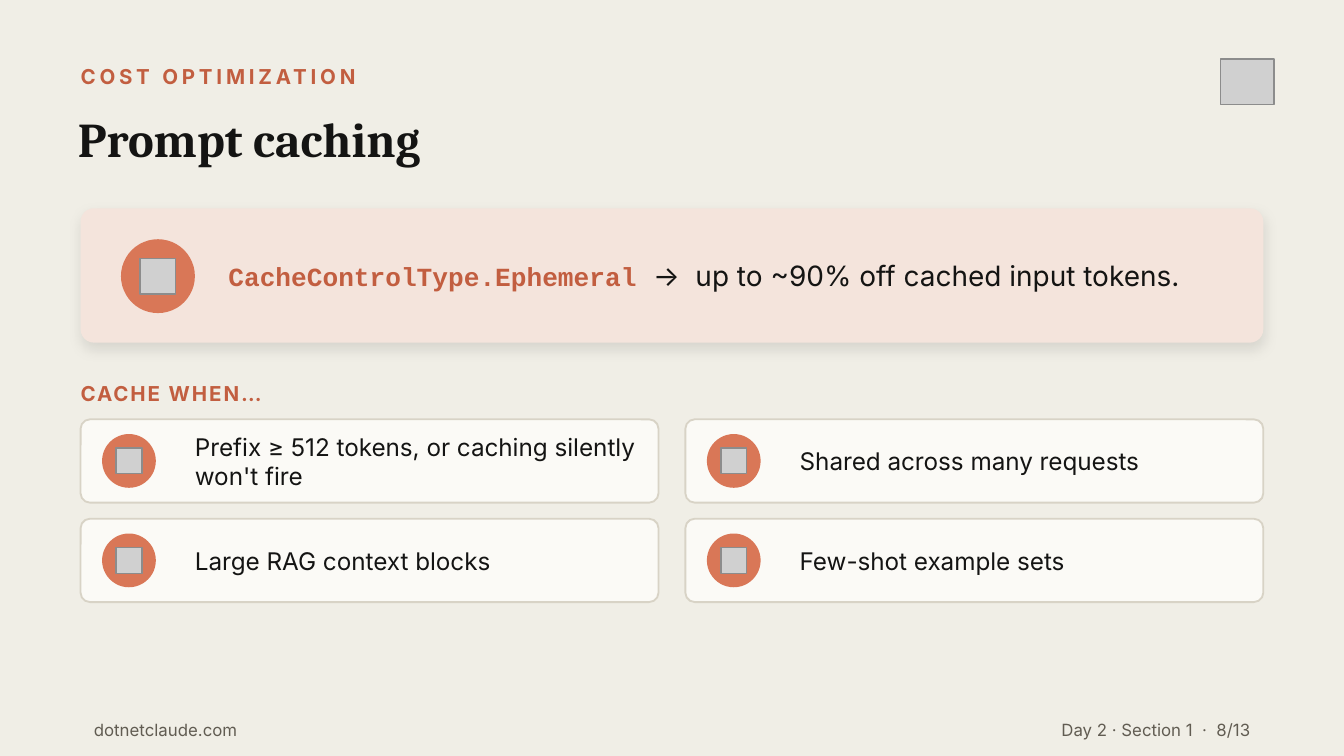
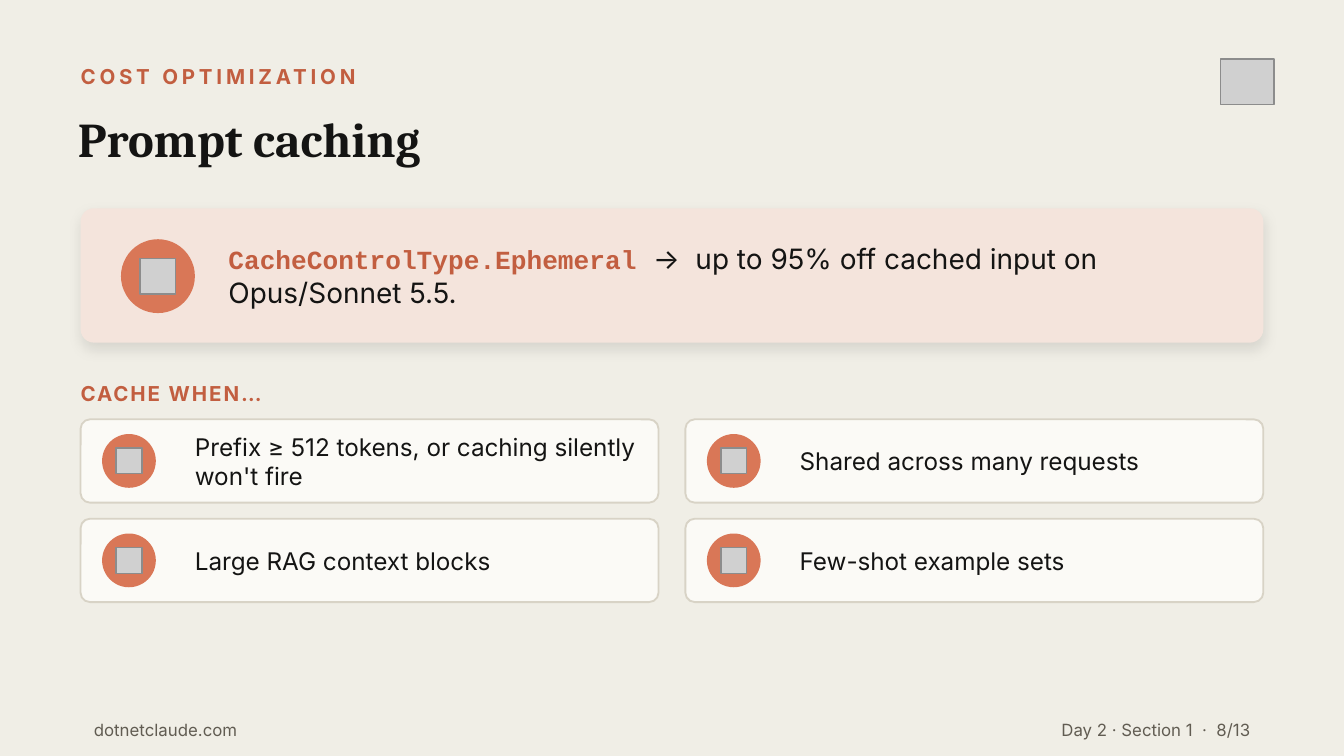
Before and after one commit to cwoodruff/dotnet-claude-workshop-content, a slide deck: slide 8 of decks/Day 2/Day2-Section1-CSharp-SDK-Fundamentals.pptx. Drawn at 1344x756 pixels with LibreOffice and Linux fonts; fonts in the diff are those of the drawing; grey boxes stand for pictures. Boxes give left, top, right and bottom in pixels: in the first picture for what was removed or moved away, otherwise in the second. Text is boxed around its words. In the diff, an @@ line names an element or a change of style, - is before the commit and + after.

```diff
--- a/decks/Day 2/Day2-Section1-CSharp-SDK-Fundamentals.pptx
+++ b/decks/Day 2/Day2-Section1-CSharp-SDK-Fundamentals.pptx
@@ text at [228,247,1097,309]: text changed @@
-CacheControlType.Ephemeral → up to ~90% off cached input tokens.
+CacheControlType.Ephemeral → up to 95% off cached input on Opus/Sonnet 5.5.
```
Also in this commit, not shown: 54 other files.
